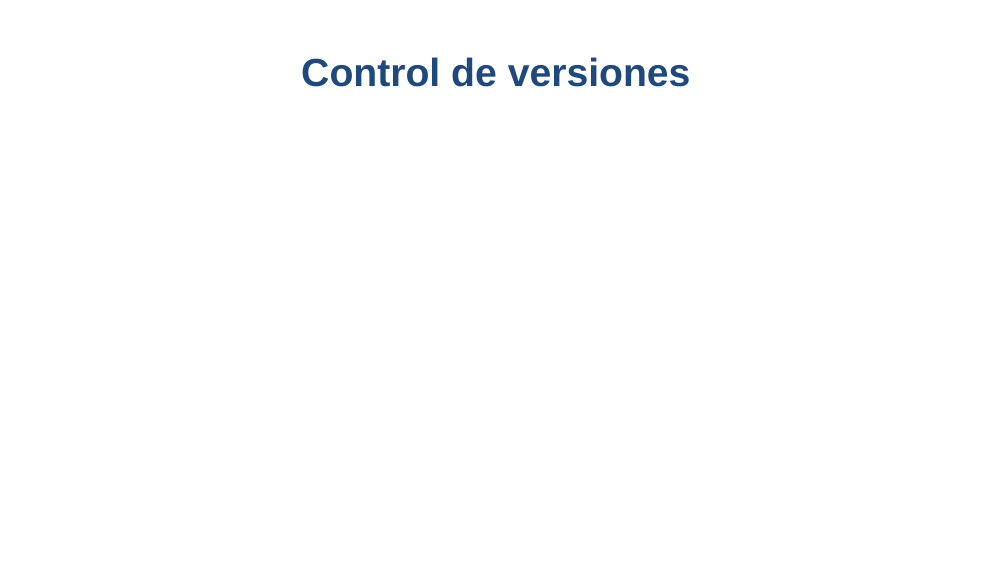
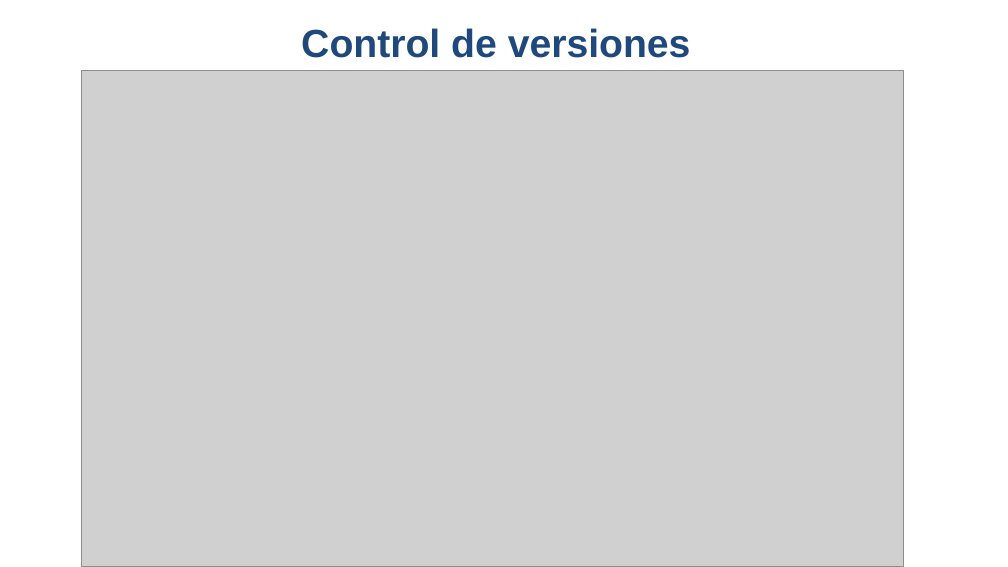
Before and after one commit to LauraV8/ProyectoSena1Tri, a slide deck: slide 28 of Presentación Proyecto.pptx. Drawn at 1008x567 pixels with LibreOffice and Linux fonts; fonts in the diff are those of the drawing; grey boxes stand for pictures; background and template pictures are left out. Boxes give left, top, right and bottom in pixels: in the first picture for what was removed or moved away, otherwise in the second. Text is boxed around its words. In the diff, an @@ line names an element or a change of style, - is before the commit and + after.

```diff
--- a/Presentación Proyecto.pptx
+++ b/Presentación Proyecto.pptx
@@ text "Control de versiones": place and size @@
-text "Control de versiones" at (301,57,691,87)
+text "Control de versiones" at (301,28,691,58)
@@ picture added at (82,71,903,566) @@
```
Also in this commit, not shown: 1 slide added.
